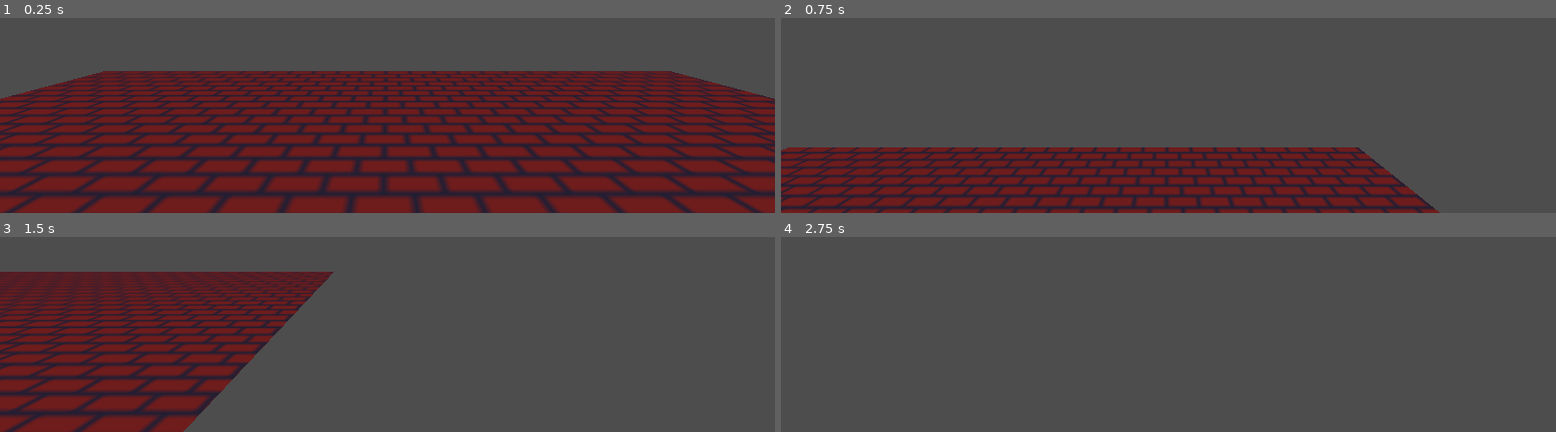
Above: before the commit, frames 1-4 (two rows, left to right).
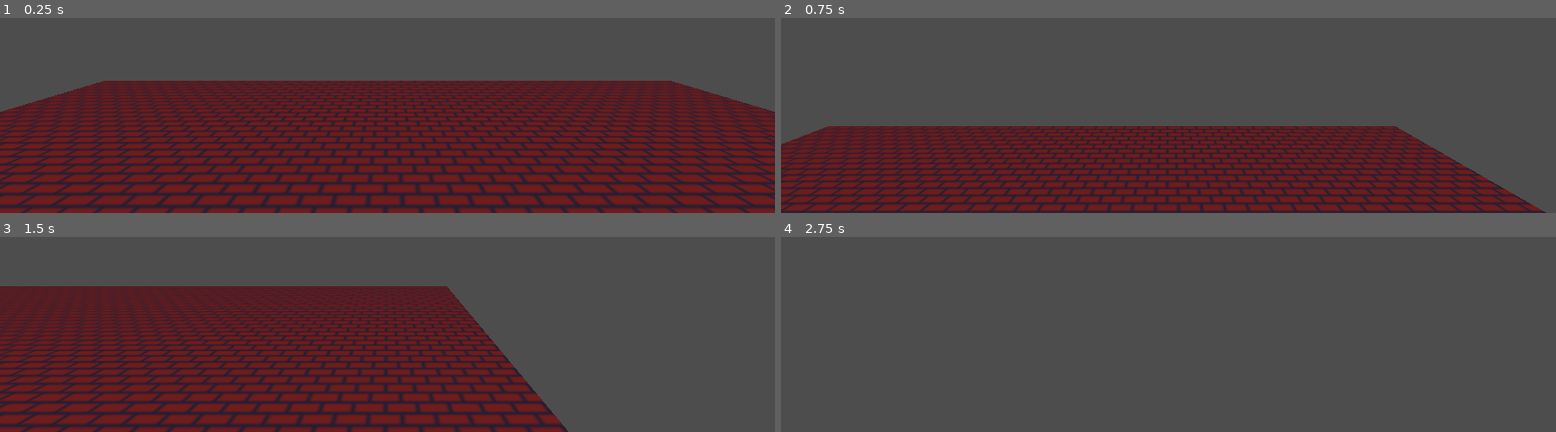
Above: after the commit, the same moments.

Repository: emo-mruczek/The-Rat-Horror-Game
Game: Godot game, scene res://scenes/world.tscn
Same seed, same stepped clock (60 frames per second), same inputs: the game is played once before the commit and once after it. The engine's default icon, where the game draws it, is replaced by a stand-in: a white triangle on a blue panel in a dark square.
Inputs:
- Up to frame 1 (0.25 s): no input
- Up to frame 2 (0.75 s): tap Enter (ui_accept) at 0.5 s; hold Right (move_right) from 0.53 s (still down)
- Up to frame 3 (1.5 s): tap Enter (ui_accept) at 0.77 s; release Right (move_right) at 1.28 s; hold Down (move_back) from 1.28 s (still down)
- Up to frame 4 (2.75 s): tap Enter (ui_accept) at 1.52 s; release Down (move_back) at 2.03 s; hold Right (move_right) from 2.03 s (still down)

The runs differ from the first frame. In frame 1, 39% of the frame differs, in the area x 0-100%, y 27-100%; in frame 2, 27%; in frame 3, 39%; in frame 4, nothing differs.

Commit message:
mesh as child of collisionshape

Diff:
--- a/scenes/world.tscn
+++ b/scenes/world.tscn
@@ -9,7 +9,7 @@
 [sub_resource type="StandardMaterial3D" id="StandardMaterial3D_4wyf3"]
 shading_mode = 0
 albedo_texture = ExtResource("2_rwgxs")
-uv1_scale = Vector3(3, 1, 3)
+uv1_scale = Vector3(5, 1, 5)
 uv1_triplanar = true
 
 [sub_resource type="PlaneMesh" id="PlaneMesh_k0juu"]
@@ -25,9 +25,9 @@
 [node name="StaticBody3D" type="StaticBody3D" parent="Node3D"]
 
 [node name="CollisionShape3D" type="CollisionShape3D" parent="Node3D/StaticBody3D"]
-transform = Transform3D(1, 0, 0, 0, 1, 0, 0, 0, 1, -0.61621094, 0, -1.1346436)
 shape = SubResource("BoxShape3D_tlwt5")
 
-[node name="MeshInstance3D" type="MeshInstance3D" parent="."]
-transform = Transform3D(3, 0, 0, 0, 3, 0, 0, 0, 3, 0, -0.73102343, 0)
+[node name="MeshInstance3D" type="MeshInstance3D" parent="Node3D/StaticBody3D/CollisionShape3D"]
+transform = Transform3D(5, 0, 0, 0, 5, 0, 0, 0, 5, 0, 0, 0)
 mesh = SubResource("PlaneMesh_k0juu")
+skeleton = NodePath("../../../..")
